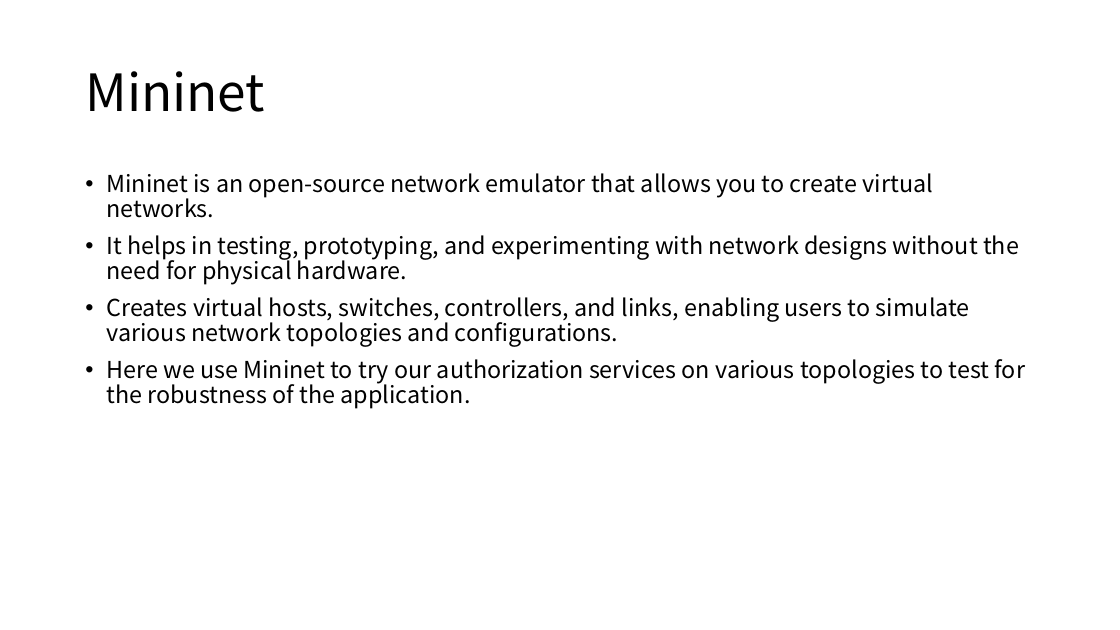
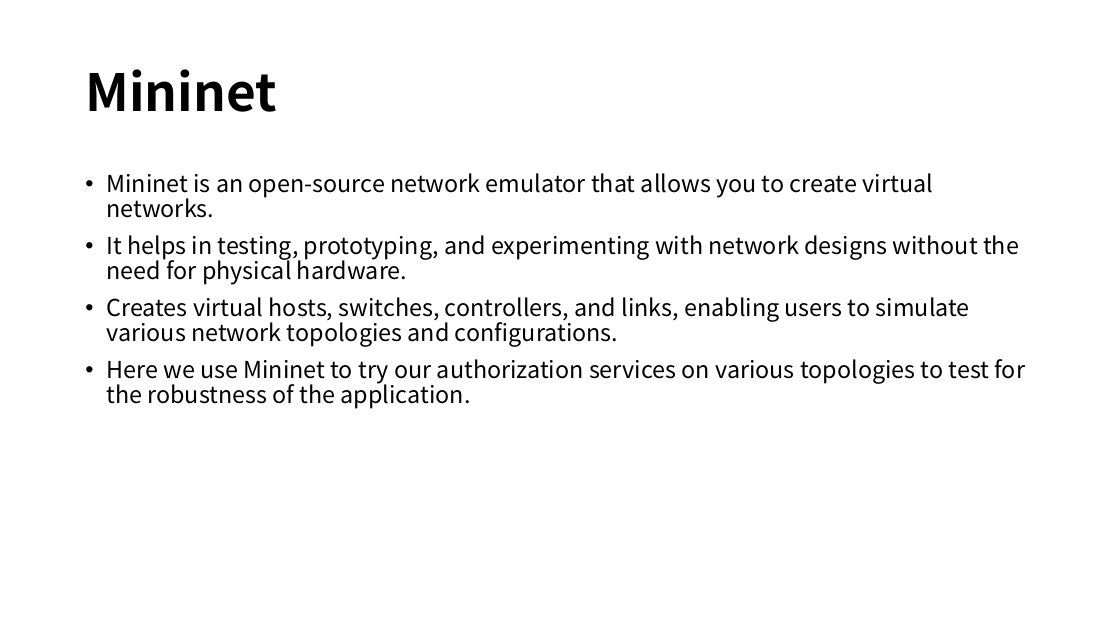
Before and after one commit to adoprox/SDN, a slide deck: slide 8 of 34359 – Software Defined Networking (SDN).pptx. Drawn at 1120x630 pixels with LibreOffice and Linux fonts; fonts in the diff are those of the drawing. Boxes give left, top, right and bottom in pixels: in the first picture for what was removed or moved away, otherwise in the second. Text is boxed around its words. In the diff, an @@ line names an element or a change of style, - is before the commit and + after.

```diff
--- a/34359 – Software Defined Networking (SDN).pptx
+++ b/34359 – Software Defined Networking (SDN).pptx
@@ title "Mininet" at [85, 69, 277, 112]: bold on @@
```
Also in this commit, not shown: 11 other slides changed, 2 slides added, 1 slide removed.
